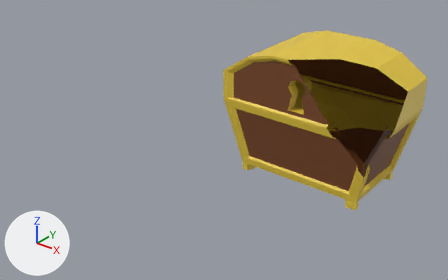
Two versions of the glTF model assets/chests/normal_chest/model/Chest.glb, one commit apart.
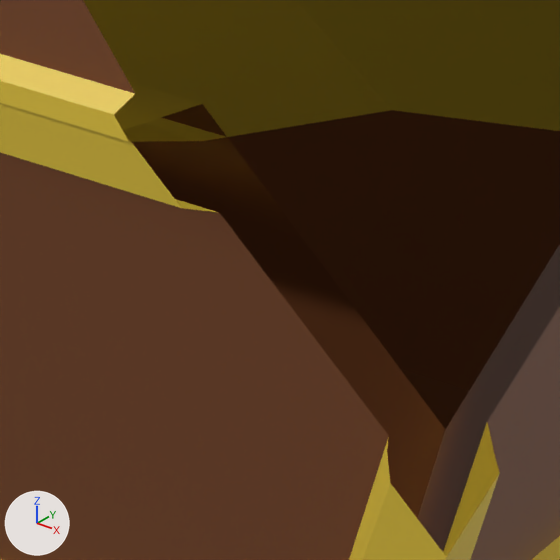
Old and new are each drawn whole from a camera (50 mm lens) standing at (1.809, -3.224, 2.017) and looking at (-0.064, -0.883, 0.565) and again close up on the part from 70% to 84% of the width and 41% to 64% of the height. Arrows for +X, +Y and +Z are at lower left; the lights stay in place. Everything nearer to the camera than a plane just in front of the edit is cut away.

In view in the first close-up: 'Chest', 'Chest.001'.
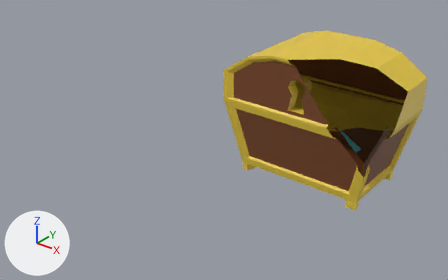
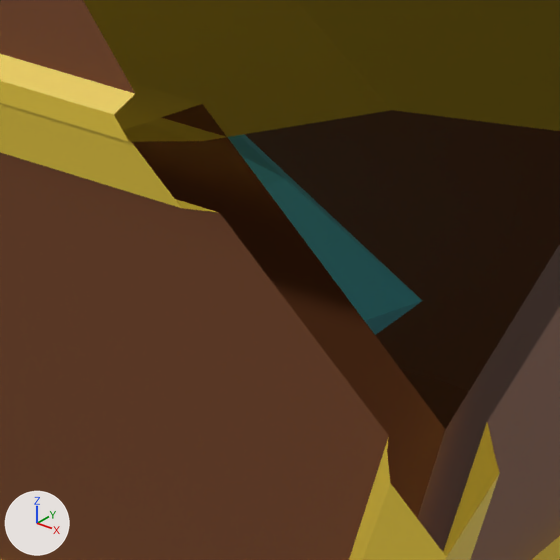
Changed parts and their boxes (x1, y1, x2, y2) in the close-ups (560 x 560 px):
'Mythrill', added (cyan): after (228, 134, 422, 335)

The change, as a list of edits to the scene's bpy script:
```text
Add img_mythrill_basecolor1_png:
    img_mythrill_basecolor1_png = load_image('Mythrill_Basecolor1.png', '_unpacked/Mythrill_Basecolor1.png', 1024, 1024, 'sRGB')
Add mat_mythrill:
    mat_mythrill = principled_material('Mythrill')
    mat_mythrill.texture = img_mythrill_basecolor1_png
Add me_icosphere_004:
    me_icosphere_004.from_pydata(...)  # 17 vertices, 30 faces; spans x -0.278..0.278, y -0.517..0.013, z -0.381..0.003
    me_icosphere_004.materials.append(mat_mythrill)  # picture img_mythrill_basecolor1_png
Add ob_mythrill:
    ob_mythrill = bpy.data.objects.new('Mythrill', me_icosphere_004)
    ob_mythrill.location = (0.0, 0.2795, 0.3857)
```
